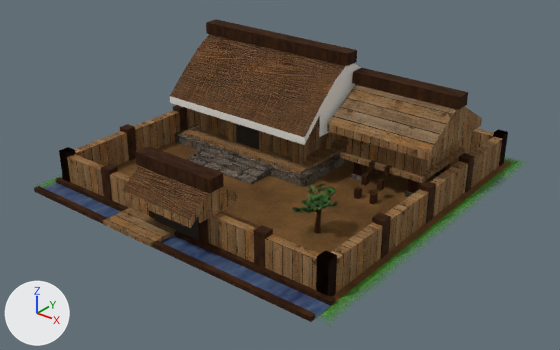
Renders of the Blender file buildings/city_buildings/36_nara_gozoku_shoso/nara_03_gozoku_shoso.blend from each side of a commit.
Before and after are seen from a 50 mm camera at (2.26, -2.9, 1.77) aimed at (0.05, -0.13, 0.06). Lighting does not change. The marker at lower left points along +X, +Y and +Z. The first picture is the older version.

The first picture shows 'Tree_pine_540', 'nara_03_gozoku_shoso_mesh'.
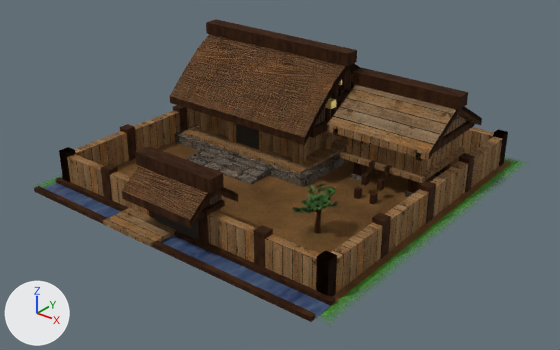
The change in detail:
Picture 'tsuma_plank.png' (img_tsuma_plank_png) is new.
Picture 'tsuma_kirengoshi.png' (img_tsuma_kirengoshi_png) is new.
Material 'Nara_TsumaPlank' (mat_nara_tsumaplank) is new.
Uses the picture img_tsuma_plank_png.
Material 'Nara_TsumaKirengoshi' (mat_nara_tsumakirengoshi) is new.
Uses the picture img_tsuma_kirengoshi_png.
Material 'Nara_GoldFinial' (mat_nara_goldfinial) is new.
Its base color is (0.76, 0.58, 0.18) (yellow #e2c876).
Its metallic is 0.35.
Its roughness is 0.45.
Its specular ior level is 0.14.
me_nara_03_gozoku_shoso_mesh is used by ob_nara_03_gozoku_shoso_mesh; location (0.0, 0.0, 0.0).
me_nara_03_gozoku_shoso_mesh had 668 vertices, 497 faces and spanned x -0.95..0.95, y -0.97..0.95, z 0.0..0.63.
me_nara_03_gozoku_shoso_mesh now has 1122 vertices, 765 faces and spans x -0.95..0.95, y -0.97..0.95, z 0.0..0.63.
me_nara_03_gozoku_shoso_mesh part 1: a new loose piece, a box spanning x 0.147..0.175, y -0.88..-0.68, z 0.152..0.18, in mat_nara_wooddark.
me_nara_03_gozoku_shoso_mesh part 2: a new loose piece, a box spanning x 0.105..0.133, y 0.033..0.527, z 0.232..0.28, in mat_nara_wooddark.
me_nara_03_gozoku_shoso_mesh part 3: a new loose piece, a box spanning x 0.137..0.161, y 0.251..0.309, z 0.431..0.532, in mat_nara_wooddark.
me_nara_03_gozoku_shoso_mesh part 4: a new loose piece, a box spanning x 0.134..0.17, y 0.13..0.174, z 0.365..0.405, in mat_nara_goldfinial (yellow #e2c876).
me_nara_03_gozoku_shoso_mesh part 5: a new loose piece, a box spanning x 0.115..0.131, y 0.142..0.418, z 0.363..0.387, in mat_nara_wooddark.
me_nara_03_gozoku_shoso_mesh part 6: a new loose piece, a box spanning x 0.115..0.131, y 0.157..0.177, z 0.28..0.429, in mat_nara_wooddark.
me_nara_03_gozoku_shoso_mesh part 7: a new loose piece, a box spanning x 0.115..0.131, y 0.213..0.233, z 0.28..0.468, in mat_nara_wooddark.
me_nara_03_gozoku_shoso_mesh part 8: a new loose piece, a box spanning x 0.115..0.131, y 0.27..0.29, z 0.28..0.507, in mat_nara_wooddark.
me_nara_03_gozoku_shoso_mesh part 9: a new loose piece, a box spanning x 0.7..0.728, y 0.065..0.615, z 0.262..0.3, in mat_nara_wooddark.
me_nara_03_gozoku_shoso_mesh part 10: 8 vertices removed from x -0.21..0.21, y -0.88..0.62, z 0.16..0.27; 184 vertices added at x -0.21..0.25, y -0.93..0.65, z 0.16..0.58.
me_nara_03_gozoku_shoso_mesh part 11: 20 vertices removed from x -0.8..0.8, y -0.8..0.82, z 0.0..0.27; 90 vertices added at x -0.82..0.82, y -0.8..0.82, z 0.0..0.58.
me_nara_03_gozoku_shoso_mesh part 12: 20 faces spanning x -0.77..0.17, y -0.09..0.65, z 0.24..0.58 switch from mat_nara_plaster (white #eceae3) to mat_nara_wooddark.
me_nara_03_gozoku_shoso_mesh part 13: 24 faces spanning x -0.21..0.76, y -0.93..0.62, z 0.16..0.47 switch from mat_nara_woodplain to mat_nara_wooddark.
Other edits to the shape of me_nara_03_gozoku_shoso_mesh do not show in these pictures.
me_nara_03_gozoku_shoso_mesh gains material mat_nara_goldfinial (yellow #e2c876).
me_nara_03_gozoku_shoso_mesh gains material mat_nara_tsumakirengoshi.
me_nara_03_gozoku_shoso_mesh gains material mat_nara_tsumaplank.

What differs and where, as boxes [x1, y1, x2, y2] in the pictures (560 x 350 px):
part 1 of me_nara_03_gozoku_shoso_mesh, added
    after: [194, 199, 225, 223]
part 2 of me_nara_03_gozoku_shoso_mesh, added
    after: [309, 118, 331, 138]
part 3 of me_nara_03_gozoku_shoso_mesh, added
    after: [340, 69, 351, 90]
part 4 of me_nara_03_gozoku_shoso_mesh, added
    after: [325, 98, 336, 109]
part 5 of me_nara_03_gozoku_shoso_mesh, added (mostly hidden)
    after: [336, 90, 351, 102]
part 6 of me_nara_03_gozoku_shoso_mesh, added
    after: [325, 108, 330, 122]
part 7 of me_nara_03_gozoku_shoso_mesh, added
    after: [331, 86, 337, 118]
part 8 of me_nara_03_gozoku_shoso_mesh, added (mostly hidden)
    after: [338, 85, 343, 108]
part 9 of me_nara_03_gozoku_shoso_mesh, added
    after: [416, 121, 474, 161]
part 10 of me_nara_03_gozoku_shoso_mesh, cut back
    before: [199, 68, 355, 223]
    after: [190, 64, 360, 224]
part 11 of me_nara_03_gozoku_shoso_mesh, cut back
    before: [67, 128, 494, 290]
    after: [67, 103, 502, 293]
part 12 of me_nara_03_gozoku_shoso_mesh, recoloured
    both: [170, 63, 361, 145]
part 13 of me_nara_03_gozoku_shoso_mesh, recoloured
    both: [122, 106, 482, 228]
